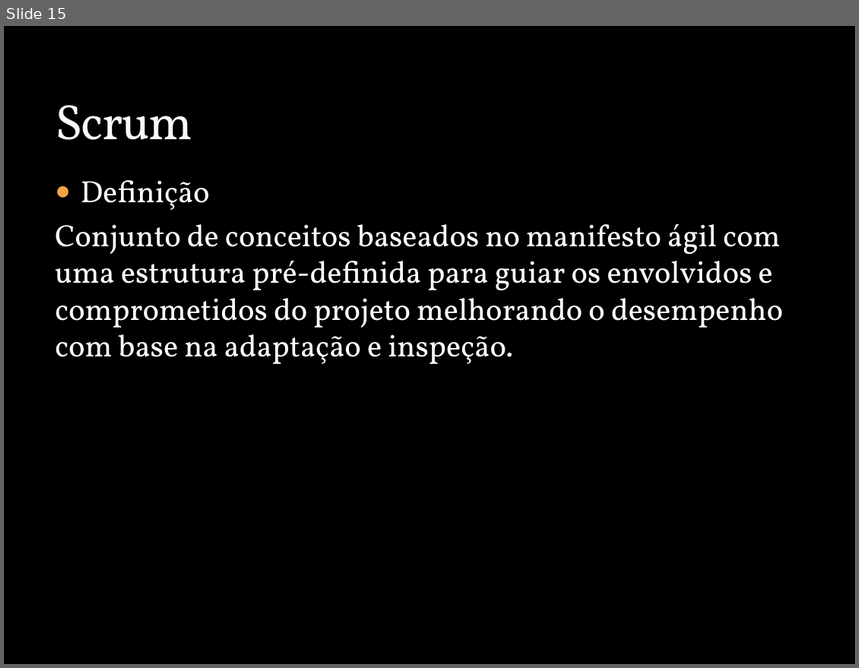
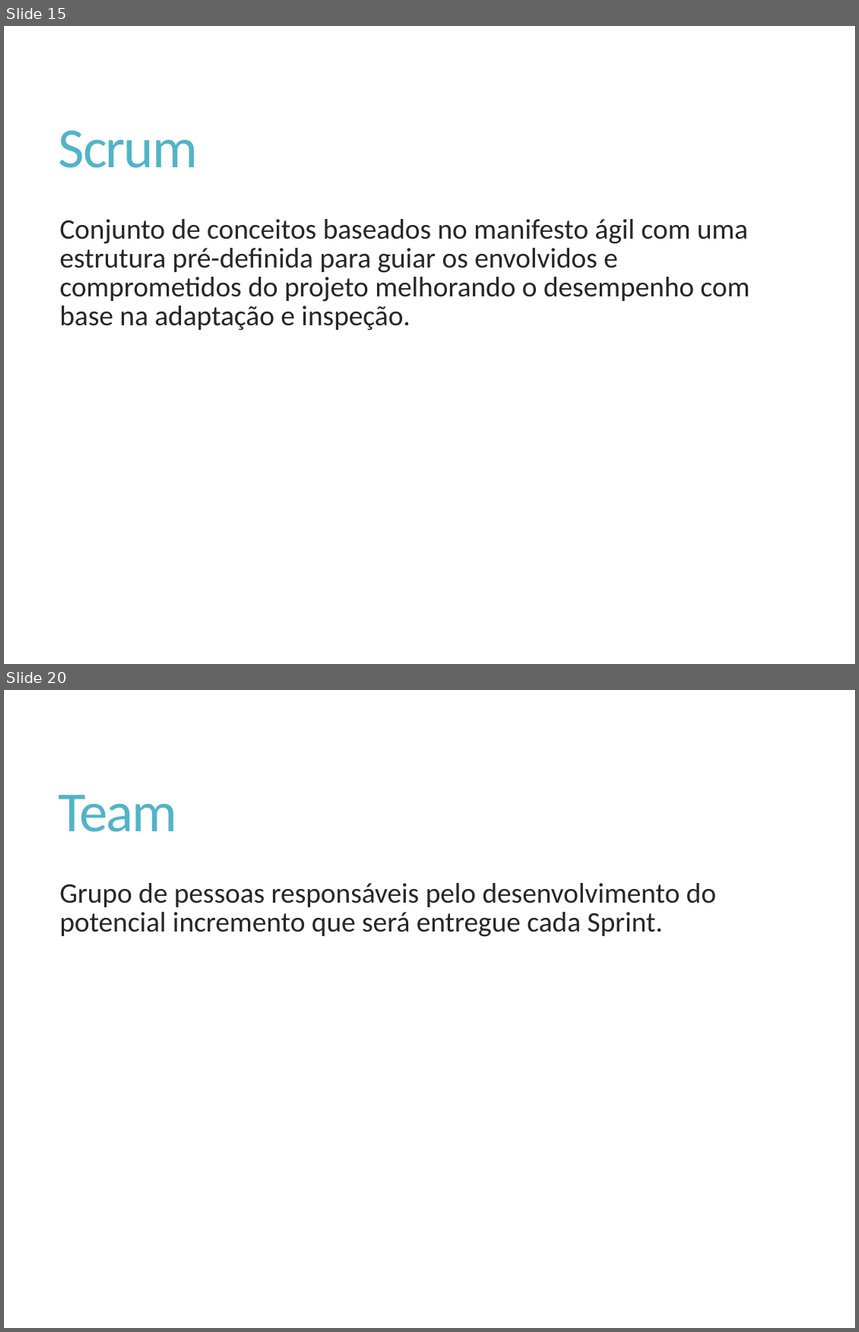
Before and after one commit to Elton-Garbin/TCC-2016, a slide deck: StartIdea/StartIdea.Docs/Apresentacao.pptx. Shown one above the other, each under a label of ours: slide 15 before the commit, slides 15 and 20 after it; the slides between them are not shown. The pictures are 859x668 and 859x1332 pixels, drawn with LibreOffice and Linux fonts; fonts in the diff are those of the drawing; background and template pictures are left out. Boxes give left, top, right and bottom in pixels: in the first picture for what was removed or moved away, otherwise in the second. Text is boxed around its words. In the diff, an @@ line names an element or a change of style, - is before the commit and + after.

Commit message:
Novo layout ppt

```diff
--- a/StartIdea/StartIdea.Docs/Apresentacao.pptx
+++ b/StartIdea/StartIdea.Docs/Apresentacao.pptx
@@ slide 20 added at (4, 690, 855, 1328), background #FFFFFF @@
@@ title added at (59, 795, 178, 832), 48 pt, text #50B4C8 @@
+Team
@@ text added at (59, 883, 716, 937), 24 pt, text #262626 @@
+Grupo de pessoas responsáveis pelo desenvolvimento do potencial incremento que será entregue cada Sprint.
@@ slide 15 changed as well @@
@@ background picture (left out) to #FFFFFF @@
@@ title "Scrum": place and size @@
-title "Scrum" at (55, 105, 192, 140)
+title "Scrum" at (59, 130, 198, 168)
@@ title "Scrum" at (59, 130, 198, 168): size 42 to 48 pt, font Vollkorn to Calibri, text colour #F9F9F9 to #50B4C8, letter spacing -1 to -1.2 pt, letter outline #3C4422 0.25 pt to none; line spacing 1 to 0.9; vertical alignment bottom to middle @@
@@ text at (81, 180, 210, 210): paragraph removed @@
-● Definição
@@ text "Conjunto de conceitos baseados no ...": place and size @@
-text "Conjunto de conceitos baseados no ..." at (55, 180, 783, 364)
+text "Conjunto de conceitos baseados no ..." at (59, 219, 750, 331)
@@ text "Conjunto de conceitos baseados no ..." at (59, 219, 750, 331): size 26 to 24 pt, font Vollkorn to Calibri, text colour #FFFFFF to #262626; line spacing 1 to 0.85; more space between paragraphs @@
```
Also in this commit, not shown: 17 other slides changed, 3 other slides added.
